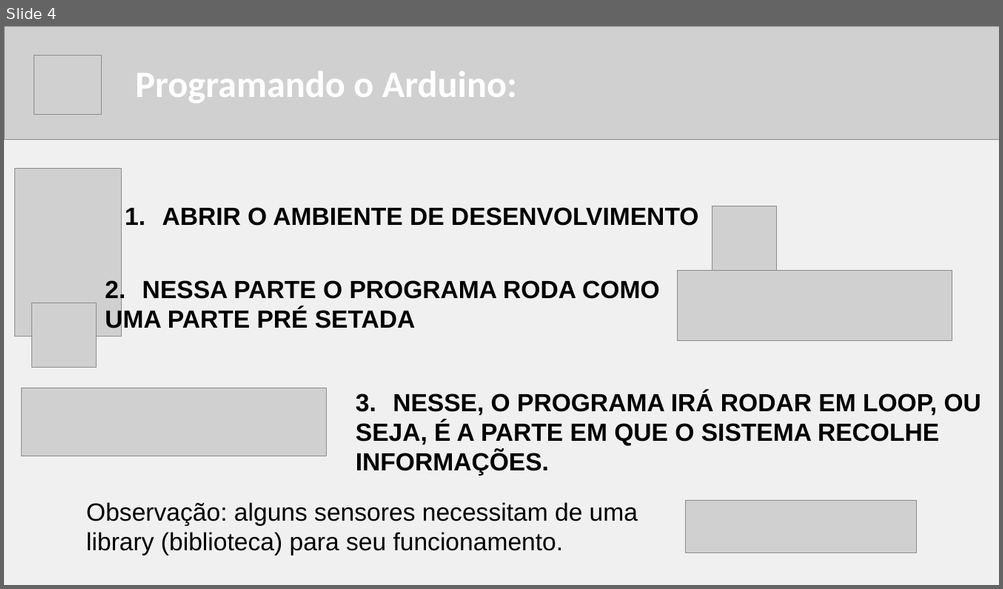
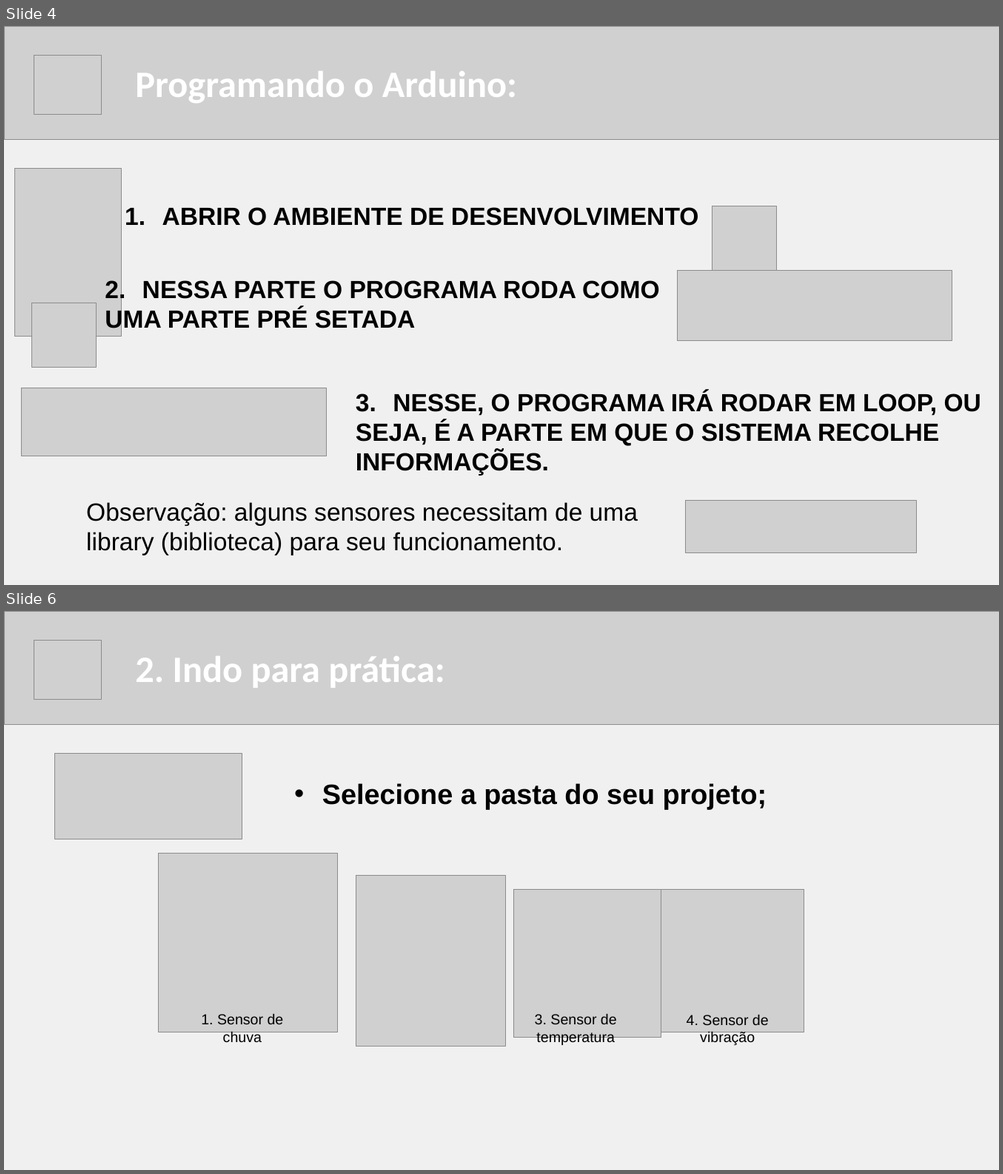
Before and after one commit to gabrielguidini/visitaCras, a slide deck: visitacras.pptx. Shown one above the other, each under a label of ours: slide 4 before the commit, slides 4 and 6 after it; the slides between them are not shown. The pictures are 1003x589 and 1003x1174 pixels, drawn with LibreOffice and Linux fonts; fonts in the diff are those of the drawing; grey boxes stand for pictures. Boxes give left, top, right and bottom in pixels: in the first picture for what was removed or moved away, otherwise in the second. Text is boxed around its words. In the diff, an @@ line names an element or a change of style, - is before the commit and + after.

```diff
--- a/visitacras.pptx
+++ b/visitacras.pptx
@@ slide 6 added at [4, 611, 999, 1170], background #F0F0F0 @@
@@ picture added at [4, 611, 999, 724] @@
@@ picture added at [34, 640, 102, 699] @@
@@ text added at [135, 656, 444, 688], 72 pt, text #FFFFFF, bold @@
+2. Indo para prática:
@@ picture added at [55, 754, 242, 839] @@
@@ text added at [322, 783, 767, 810], 54 pt, text #000000, bold @@
+• Selecione a pasta do seu projeto;
@@ picture added at [158, 853, 337, 1032] @@
@@ picture added at [356, 876, 505, 1046] @@
@@ picture added at [513, 889, 661, 1037] @@
@@ picture added at [661, 889, 804, 1032] @@
@@ text added at [201, 1014, 284, 1043], 28 pt, text #000000 @@
+1. Sensor de chuva
@@ text added at [392, 1030, 452, 1046], 28 pt, text #000000 @@
+2. Sensor de presença
@@ text added at [535, 1014, 617, 1045], 28 pt, text #000000 @@
+3. Sensor de temperatura
@@ text added at [686, 1014, 768, 1045], 28 pt, text #000000 @@
+4. Sensor de vibração
```
Also in this commit, not shown: 1 slide changed.
